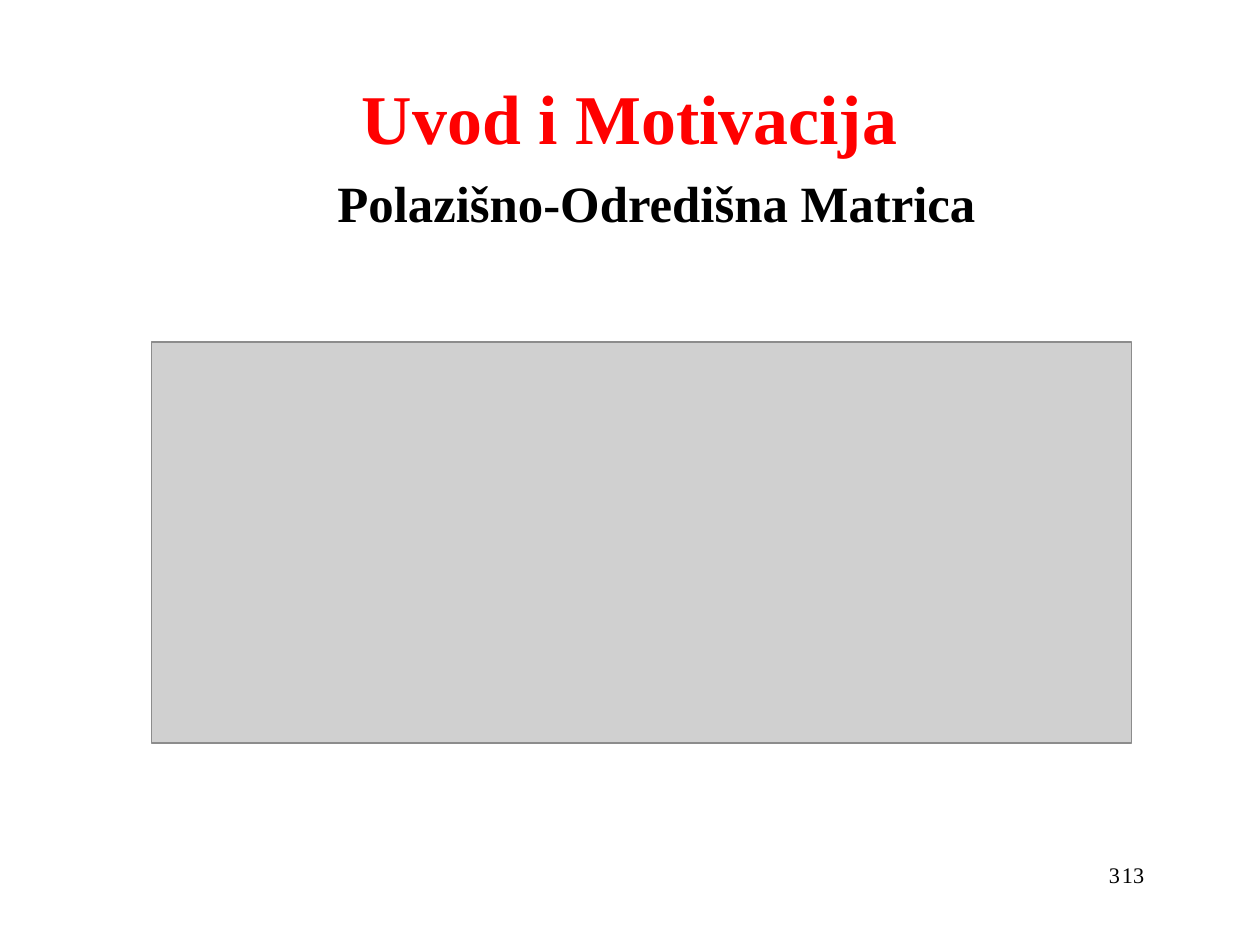
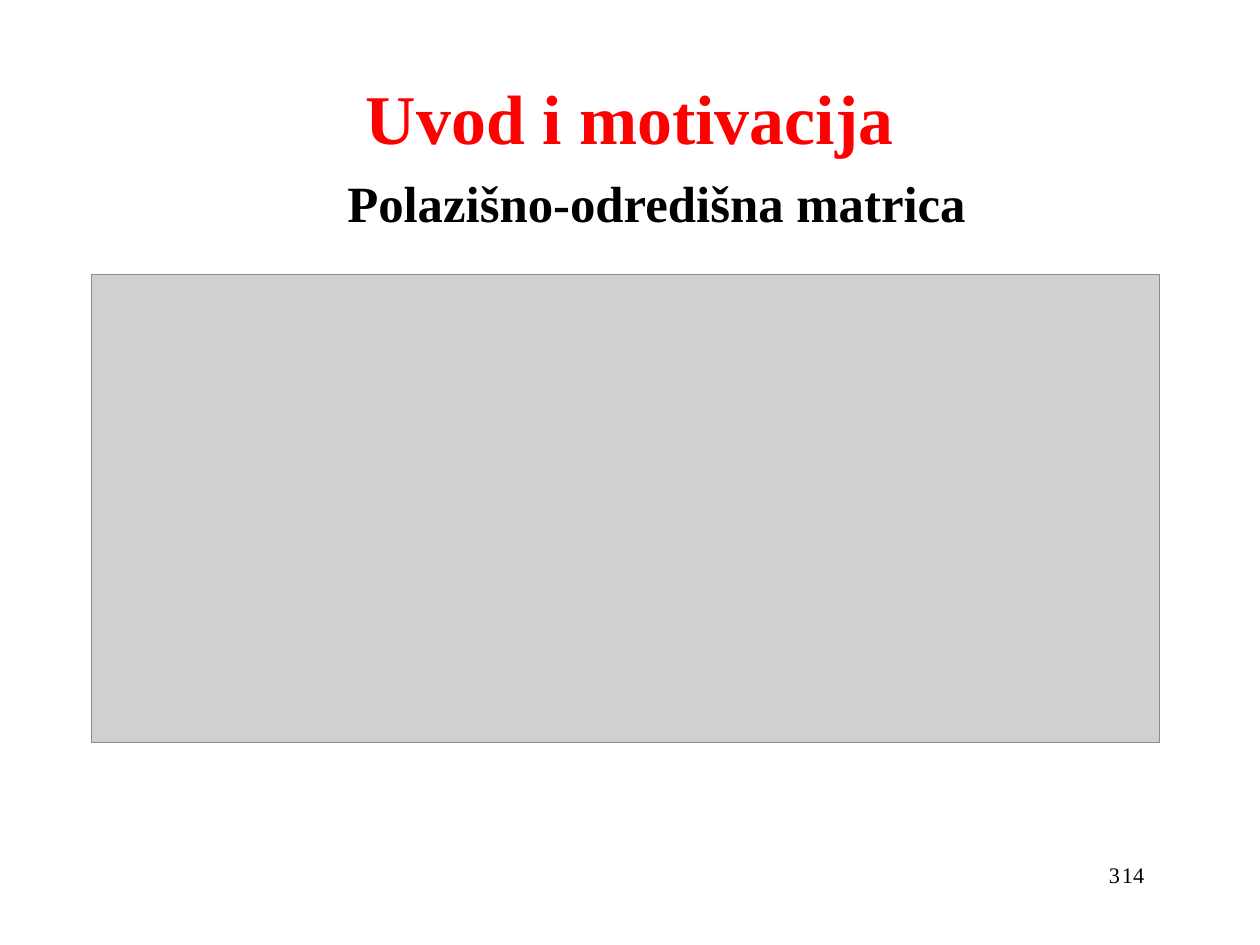
Before and after one commit to VjeraTurk/Master-s-Thesis, a slide deck: slide 3 of Prezentacija.odp. Drawn at 1260x945 pixels with LibreOffice and Linux fonts; fonts in the diff are those of the drawing; grey boxes stand for pictures. Boxes give left, top, right and bottom in pixels: in the first picture for what was removed or moved away, otherwise in the second. Text is boxed around its words. In the diff, an @@ line names an element or a change of style, - is before the commit and + after.

```diff
--- a/Prezentacija.odp
+++ b/Prezentacija.odp
@@ title at (366, 95, 893, 157): text changed @@
-Uvod i Motivacija
+Uvod i motivacija
@@ text at (347, 186, 965, 223): text changed @@
-Polazišno-Odredišna Matrica
+Polazišno-odredišna matrica
@@ picture: place and size @@
-picture at (152, 342, 1132, 743)
+picture at (91, 274, 1161, 743)
@@ text at (1122, 868, 1144, 883): text changed @@
-13
+14
```
Also in this commit, not shown: 12 other slides changed, 1 slide added, 3 other files.
